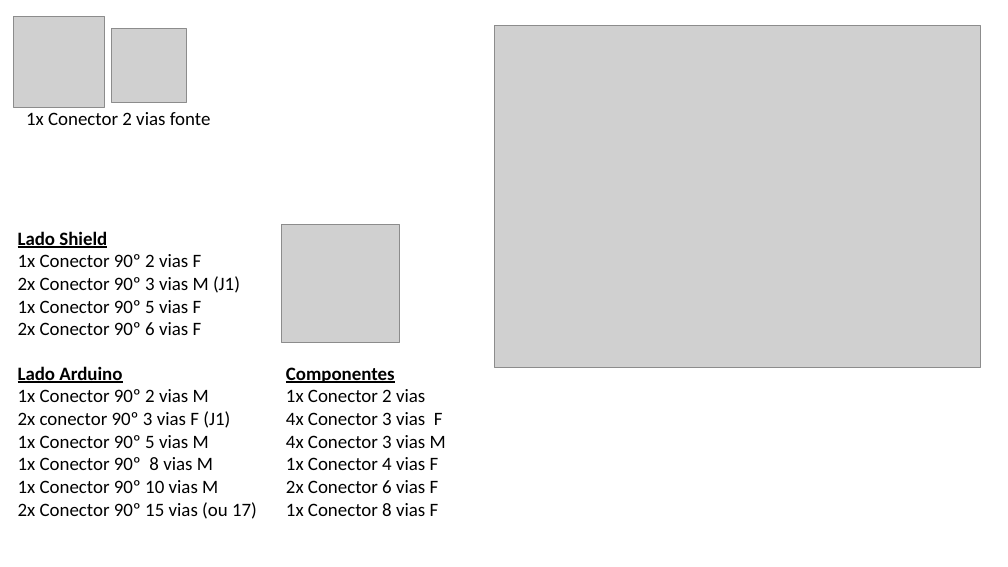
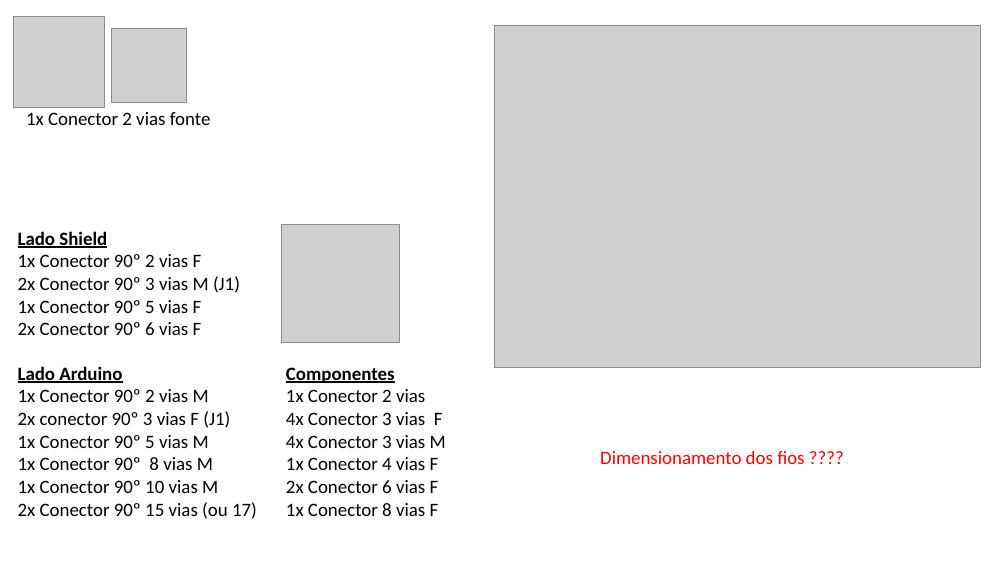
Before and after one commit to murchelon/MarSidFla, a slide deck: slide 9 of Docs/placa de conexao/nova placa.pptx. Drawn at 1008x567 pixels with LibreOffice and Linux fonts; fonts in the diff are those of the drawing; grey boxes stand for pictures. Boxes give left, top, right and bottom in pixels: in the first picture for what was removed or moved away, otherwise in the second. Text is boxed around its words. In the diff, an @@ line names an element or a change of style, - is before the commit and + after.

```diff
--- a/Docs/placa de conexao/nova placa.pptx
+++ b/Docs/placa de conexao/nova placa.pptx
@@ text added at box(600, 451, 804, 464), 18 pt, text #FF0000 @@
+Dimensionamento dos fios ????
```
Also in this commit, not shown: 2 other slides changed.
